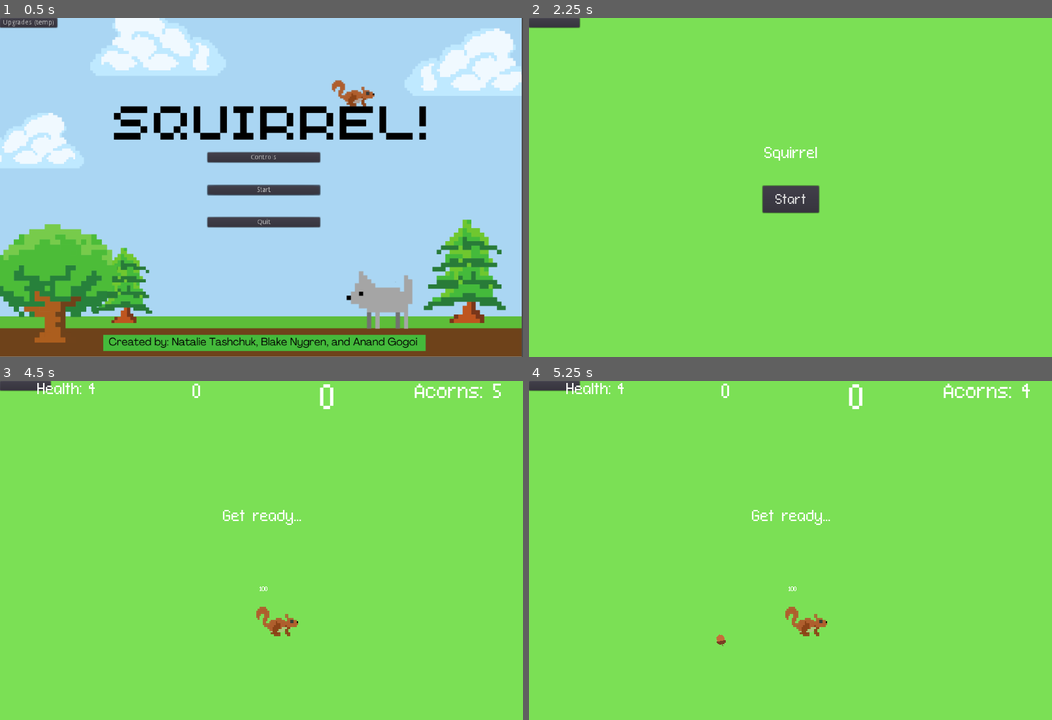
Above: before the commit, frames 1-4 (two rows, left to right).
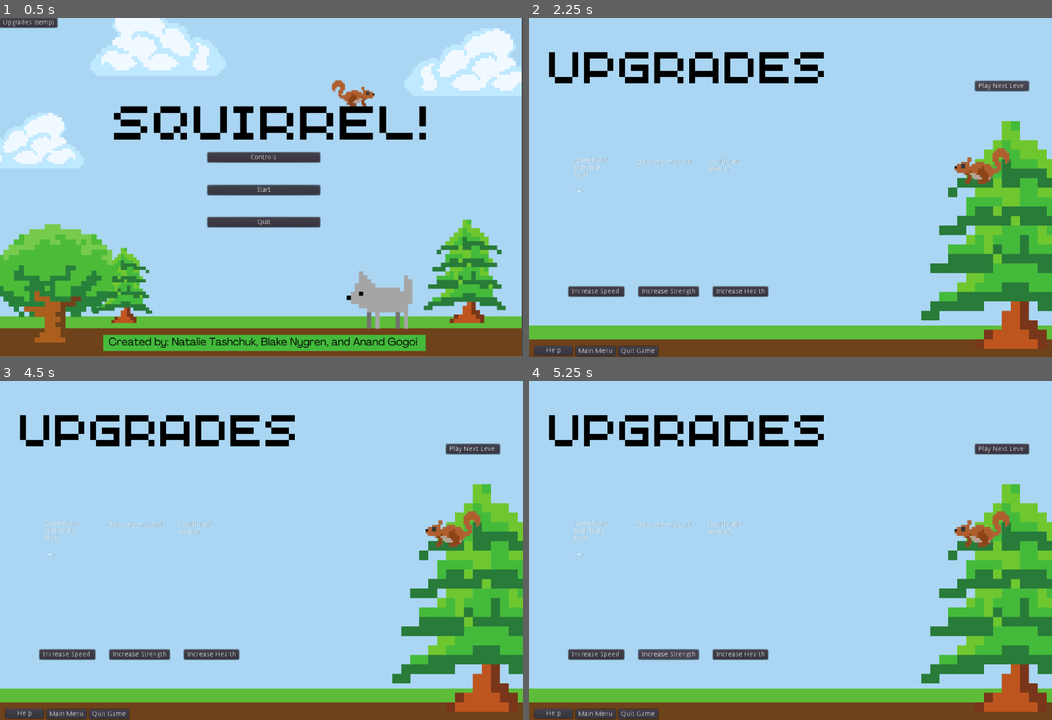
Above: after the commit, the same moments.

Repository: nygren23/2DGame_Squirrel
Game: Godot game, scene res://StartMenu.tscn
Two runs of this game, one before a commit and one after it. Both use one fixed random seed, a clock stepped at 60 frames per second and the inputs below.
Inputs (mouse positions are in pixels of both pictures, inside the frame that each line leads up to):
- Up to frame 1 (0.5 s): no input
- Up to frame 2 (2.25 s): click "Upgrades (temp)" at 0.5 s; click "Increase Speed" at 1.25 s; click "Play Next Level" at 2 s
- Up to frame 3 (4.5 s): click (26, 384) at 2.77 s; click "Play Next Level" at 3.5 s; click (261, 564) at 4.25 s, where only the run before the commit has a clickable "Start"
- Up to frame 4 (5.25 s): click (670, 655) at 5 s, where only the run after the commit has a clickable "Increase Strength"

Frame 1 is identical in both runs. In frame 2, 100% of the frame differs, in the area x 0-100%, y 0-100%; in frame 3, 100%; in frame 4, 100%.
Error after the commit: Parse Error: The identifier "Player" isn't declared in the current scope. (res://UpgradeScreen.gd:35)

Commit message:
enemies hit boxes are fixed. Ammo now refills after every round and game

Diff:
--- a/Main.gd
+++ b/Main.gd
@@ -15,6 +15,7 @@
 
 #puts the spawn points in an array.
 func _ready():
+
 	randomize()
 	enemy_spawn_array = [$enemySpawnPoint0,$enemySpawnPoint1,$enemySpawnPoint2,$enemySpawnPoint3]
 	acorn_spawn_array = [$acornSpawnPoint0]
@@ -62,6 +63,7 @@
 	$Player.setGameStart()
 	newGame = true
 	$Player.setHealth($Player.getMaxHealth())
+	$Player.setAcorns($Player.getMaxAcorns())
 	#get_tree().change_scene("res://StartMenu.tscn")
 
 
@@ -98,6 +100,7 @@
 	$HUD.show_round_over()
 	$Music.stop()
 	$Player.setHealth($Player.getMaxHealth())
+	$Player.setAcorns($Player.getMaxAcorns())
 
 	if(roundnumber%3 == 0):
 		$endOfMatchTimer.set_wait_time($endOfMatchTimer.get_wait_time() + 20)
@@ -127,4 +130,5 @@
 	$HUD.update_score(score)
 
 func _on_UpgradeButtonTemp_pressed():
-	get_tree().change_scene("res://UpgradeScreen.tscn")
+	get_tree().change_scene("res://Main")
+	#get_tree().change_scene("/root/Main/UpgradeScreen.tscn")
--- a/Main.tscn
+++ b/Main.tscn
@@ -16,7 +16,7 @@
 [node name="background" type="ColorRect" parent="."]
 anchor_right = 1.0
 anchor_bottom = 1.0
-color = Color( 0.482353, 0.878431, 0.333333, 1 )
+color = Color( 0.0980392, 0.945098, 0.027451, 1 )
 
 [node name="endOfMatchTimer" type="Timer" parent="."]
 wait_time = 20.0
@@ -34,7 +34,7 @@
 
 [node name="Player" parent="." instance=ExtResource( 3 )]
 position = Vector2( -40, 61 )
-scale = Vector2( 0.3, 0.3 )
+scale = Vector2( 0.4, 0.1 )
 
 [node name="HUD" parent="." instance=ExtResource( 4 )]
 
@@ -88,12 +88,6 @@
 margin_bottom = 214.0
 text = "spawn_location"
 
-[node name="UpgradeButtonTemp" type="Button" parent="."]
-anchor_right = 0.011
-anchor_bottom = 0.014
-margin_right = 92.12
-margin_bottom = 10.2
-
 [connection signal="timeout" from="endOfMatchTimer" to="." method="_on_endOfMatchTimer_timeout"]
 [connection signal="timeout" from="MobTimer" to="." method="_on_MobTimer_timeout"]
 [connection signal="timeout" from="ScoreTimer" to="." method="_on_ScoreTimer_timeout"]
@@ -101,4 +95,3 @@
 [connection signal="hit" from="Player" to="." method="take_damage"]
 [connection signal="start_game" from="HUD" to="." method="new_game"]
 [connection signal="start_game_cheated" from="HUD" to="." method="new_game_cheated"]
-[connection signal="pressed" from="UpgradeButtonTemp" to="." method="_on_UpgradeButtonTemp_pressed"]
--- a/Mob.gd
+++ b/Mob.gd
@@ -19,7 +19,7 @@
 #chooses from an array of animation to used. So for there is only one animation.
 func _ready():
 	#sets the size and speed of the mob
-	size = 0.5
+	#size = 0.50
 	speed = 160
 	health = 400
 	attackspeed = 500
@@ -33,8 +33,8 @@
 
 #moves the enemy and despawns them
 func _process(delta):
-	var scale = Vector2((size), (size))
-	set_scale(scale)
+	#var scale = Vector2((size), (size))
+	#set_scale(scale)
 	#if the game or round ends then the enemy despawns
 	if(main.getSafe()):
 		queue_free()
--- a/Mob.tscn
+++ b/Mob.tscn
@@ -23,17 +23,8 @@
 "speed": 5.0
 } ]
 
-[sub_resource type="RectangleShape2D" id=6]
-extents = Vector2( 69.2859, 89.2856 )
-
-[sub_resource type="RectangleShape2D" id=3]
-extents = Vector2( 90.0002, 69.6431 )
-
 [sub_resource type="DynamicFont" id=4]
 size = 27
-
-[sub_resource type="RectangleShape2D" id=5]
-extents = Vector2( 92.1429, 69.6429 )
 
 [node name="Mob" type="RigidBody2D" groups=["mobs"]]
 position = Vector2( 252, 368 )
@@ -45,32 +36,29 @@
 script = ExtResource( 7 )
 
 [node name="AnimatedSprite" type="AnimatedSprite" parent="."]
-position = Vector2( 2.85713, -12.8571 )
-scale = Vector2( 0.990476, 0.88254 )
+position = Vector2( -49.5738, -6.27985 )
+scale = Vector2( 0.717452, 0.670406 )
 frames = SubResource( 1 )
 animation = "walk"
 
-[node name="overal" type="CollisionShape2D" parent="."]
-position = Vector2( 2.85703, -2.14264 )
-rotation = 1.57079
-scale = Vector2( 1, 1 )
-shape = SubResource( 6 )
-
 [node name="VisibilityNotifier2D" type="VisibilityNotifier2D" parent="."]
-position = Vector2( 2.85718, -1.42856 )
-scale = Vector2( 1.82857, 1.78571 )
+visible = false
+position = Vector2( -49.2857, -4.99998 )
+scale = Vector2( 1.3, 1.26786 )
 rect = Rect2( -50, -40, 100, 80 )
 
 [node name="hitbox" type="Area2D" parent="."]
+position = Vector2( 35.7143, -48.5714 )
 collision_layer = 4
 collision_mask = 0
 
-[node name="CollisionShape2D" type="CollisionShape2D" parent="hitbox"]
-position = Vector2( 1.42865, -1.78558 )
-scale = Vector2( 0.999997, 0.999997 )
-shape = SubResource( 3 )
+[node name="CollisionPolygon2D" type="CollisionPolygon2D" parent="hitbox"]
+position = Vector2( -91.5405, 41.8105 )
+scale = Vector2( 0.492816, 0.488411 )
+polygon = PoolVector2Array( -101.429, 110, -87.1429, 108.571, -85.7143, 47.1429, 11.4286, 45.7143, 12.8571, 107.143, 30, 107.143, 30, 45.7143, 44.2857, 45.7143, 45.7143, 107.143, 62.8571, 107.143, 64.2857, 31.4286, 94.2857, 31.4286, 95.7143, 15.7143, 127.143, 14.2857, 128.571, -31.4286, 112.857, -31.4286, 112.857, -62.8571, 95.7143, -62.8571, 95.7143, -105.714, 78.5714, -105.714, 78.5714, -97.1429, 62.8571, -95.7143, 62.8571, -81.4286, 44.2857, -78.5714, 45.7143, -65.7143, 30, -64.2857, 30, -51.4286, 30, -48.5714, -68.5714, -47.1429, -70, -34.2857, -85.7143, -32.8571, -87.1429, -92.8571, -101.429, -94.2857, -101.429, -81.4286, -118.571, -78.5714, -120, 12.8571, -102.857, 15.7143 )
 
 [node name="damage_indicator" type="Label" parent="."]
+visible = false
 margin_left = 95.7143
 margin_top = -50.0
 margin_right = 135.714
@@ -82,14 +70,21 @@
 wait_time = 0.1
 
 [node name="hurtbox" type="Area2D" parent="."]
-position = Vector2( 22.8571, -1.42853 )
+visible = false
+position = Vector2( 32.8571, -51.4286 )
 collision_layer = 32
 collision_mask = 2
 
-[node name="CollisionShape2D" type="CollisionShape2D" parent="hurtbox"]
-position = Vector2( -20, -1.42865 )
-scale = Vector2( 0.999999, 0.999999 )
-shape = SubResource( 5 )
+[node name="CollisionPolygon2D" type="CollisionPolygon2D" parent="hurtbox"]
+visible = false
+position = Vector2( -28.5714, -17.1429 )
+polygon = PoolVector2Array( -101.429, 110, -87.1429, 108.571, -85.7143, 47.1429, 11.4286, 45.7143, 12.8571, 107.143, 30, 107.143, 30, 45.7143, 44.2857, 45.7143, 45.7143, 107.143, 62.8571, 107.143, 64.2857, 31.4286, 94.2857, 31.4286, 95.7143, 15.7143, 127.143, 14.2857, 128.571, -31.4286, 112.857, -31.4286, 112.857, -62.8571, 95.7143, -62.8571, 95.7143, -105.714, 78.5714, -105.714, 78.5714, -97.1429, 62.8571, -95.7143, 62.8571, -81.4286, 44.2857, -78.5714, 45.7143, -65.7143, 30, -64.2857, 30, -51.4286, 30, -48.5714, -68.5714, -47.1429, -70, -34.2857, -85.7143, -32.8571, -87.1429, -92.8571, -101.429, -94.2857, -101.429, -81.4286, -118.571, -78.5714, -120, 12.8571, -102.857, 15.7143 )
+
+[node name="CollisionPolygon2D" type="CollisionPolygon2D" parent="."]
+visible = false
+position = Vector2( -58.5715, 25.7143 )
+scale = Vector2( 0.49328, 0.489652 )
+polygon = PoolVector2Array( -95.7143, -161.429, -81.4286, -161.429, -81.4286, -101.429, -67.1429, -101.429, -62.8571, -114.286, 34.2857, -115.714, 35.7143, -131.429, 51.4286, -131.429, 51.4286, -145.714, 65.7143, -147.143, 67.1429, -160, 82.8571, -161.429, 82.8571, -174.286, 98.5714, -174.286, 101.429, -134.286, 117.143, -131.429, 117.143, -101.429, 132.857, -101.429, 132.857, -87.1428, 150, -85.7143, 150, -71.4286, 150, -67.1428, 132.857, -68.5714, 132.857, -54.2857, 101.429, -52.8571, 101.429, -37.1428, 70, -37.1428, 68.5714, 41.4286, 50, 41.4286, 50, -21.4286, 35.7143, -20, 35.7143, 40, 15.7143, 41.4286, 15.7143, -21.4286, -47.1429, -20, -47.1429, 38.5715, -64.2857, 41.4286, -64.2857, -18.5714, -64.2857, -21.4286, -81.4286, -21.4286, -81.4286, 38.5715, -98.5714, 40, -97.1429, -51.4286, -115.714, -52.8571, -115.714, -145.714, -98.5714, -147.143 )
 
 [connection signal="screen_exited" from="VisibilityNotifier2D" to="." method="_on_VisibilityNotifier2D_screen_exited"]
 [connection signal="area_entered" from="hitbox" to="." method="_on_hitbox_area_entered"]
--- a/Player.gd
+++ b/Player.gd
@@ -5,13 +5,14 @@
 
 var game_start = false #if the game has started yet
 
-var health = 4
-var acorns = 5
+var health = 444
+var acorns = 20
 
 export var speed = 400.0 #how fast the player moves
 var screen_size = Vector2.ZERO #screen size. Its actual size is set later
 var bulletPath = preload('res://Bullet.tscn')
-var maxHealth = 4;
+var maxHealth = 4
+var maxAcorns = 20
 
 #before the game starts. Screen size is set and hides the player
 func _ready():
@@ -69,12 +70,7 @@
 #detects when the player is hit by an enemy.
 #they die automatically
 func _on_Player_body_entered(body):
-
-	#allowing health system - not one hit kill
-	#hide()
-	#$CollisionShape2D.set_deferred("disabled", true)
-	#emit_signal("hit")
-	#allowing health system - not one hit kill
+	print('player hit')
 	health -=1
 	if (health <= 0):
 		hide()
@@ -104,3 +100,9 @@
 
 func getMaxHealth():
 	return maxHealth
+
+func getMaxAcorns():
+	return maxAcorns
+
+func setSpeed(new_speed):
+	speed = new_speed
--- a/UpgradeScreen.gd
+++ b/UpgradeScreen.gd
@@ -4,11 +4,11 @@
 # Declare member variables here. Examples:
 # var a = 2
 # var b = "text"
-
+onready var player = get_node("/root/Main/Player")
 
 # Called when the node enters the scene tree for the first time.
 func _ready():
-	pass # Replace with function body.
+	print(player.getMaxHealth())
 
 
 # Called every frame. 'delta' is the elapsed time since the previous frame.
@@ -27,3 +27,9 @@
 
 func _on_ContinueButton_pressed():
 	get_tree().change_scene("res://Main.tscn")
+
+
+
+
+func _on_Speed_pressed():
+	Player.setSpeed(900)
--- a/UpgradeScreen.tscn
+++ b/UpgradeScreen.tscn
@@ -66,7 +66,7 @@
 margin_top = 291.0
 margin_right = 356.0
 margin_bottom = 488.0
-text = "show me my fking text!"
+text = "show me my text!"
 
 [node name="HealthLabel" type="RichTextLabel" parent="."]
 margin_left = 370.0
@@ -104,6 +104,7 @@
 margin_bottom = 697.0
 text = "Help"
 
+[connection signal="pressed" from="VerticalContainer/UpgradeButtons/Speed" to="." method="_on_Speed_pressed"]
 [connection signal="pressed" from="ContinueButton" to="." method="_on_ContinueButton_pressed"]
 [connection signal="pressed" from="QuitButton" to="." method="_on_QuitButton_pressed"]
 [connection signal="pressed" from="MainMenuButton" to="." method="_on_MainMenuButton_pressed"]
Not shown: 1 places in Mob.tscn that only renumber resources
Binary file changed: images/dog1frame1.png
Binary file changed: images/dog1frame2.png
Binary file changed: images/dog1frame3.png
Not shown, changed: .DS_Store
